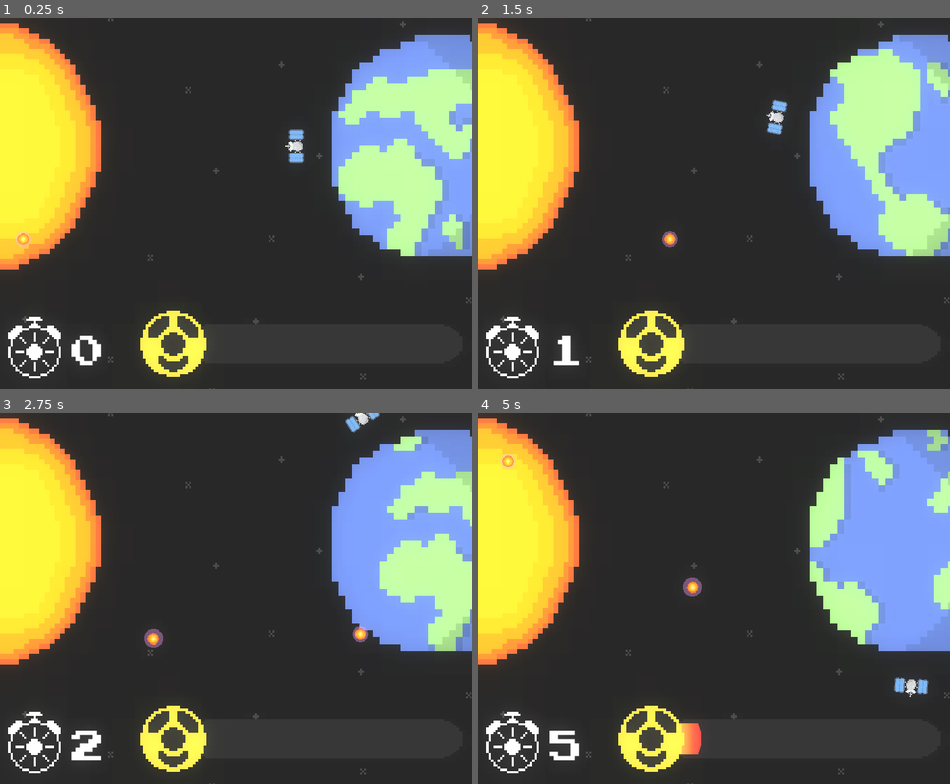
Above: before the commit, frames 1-4 (two rows, left to right).
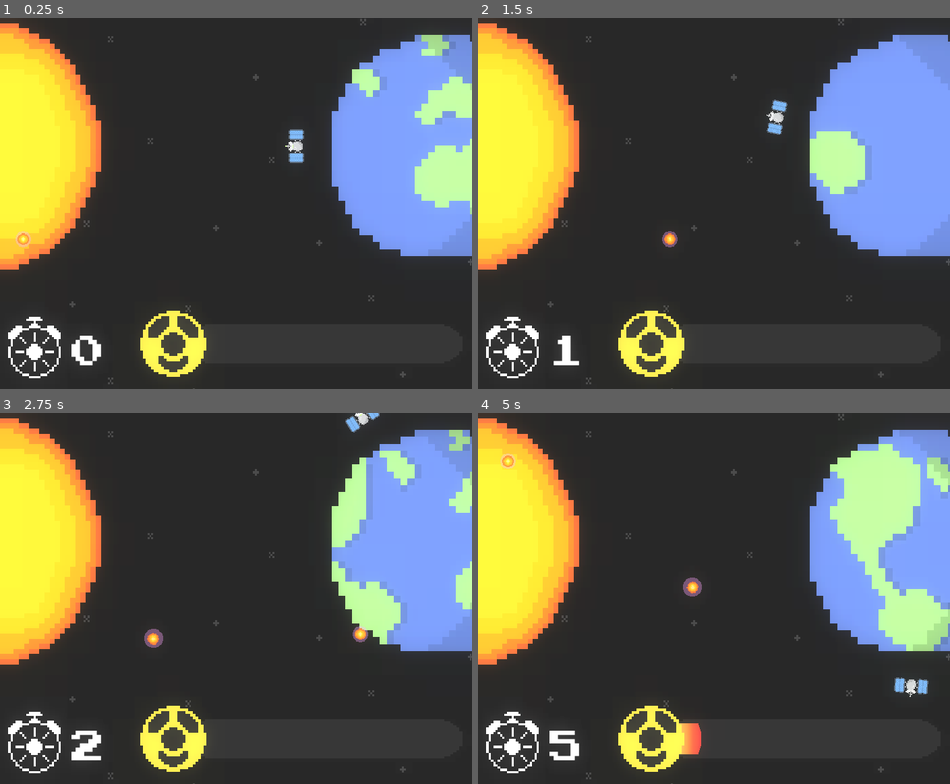
Above: after the commit, the same moments.

Repository: Liamx220/MiniJam76
Game: Godot game, scene res://main.tscn
The game is run twice, just before and just after one commit, with the same random seed, the same clock (stepped at 60 frames per second) and the same inputs.
Inputs:
- Up to frame 1 (0.25 s): no input
- Up to frame 2 (1.5 s): hold D (right) 0.53-1.28 s; hold A (left) from 1.28 s (still down)
- Up to frame 3 (2.75 s): release A (left) at 2.03 s; hold D (right) from 2.03 s (still down)
- Up to frame 4 (5 s): release D (right) at 3.53 s; hold A (left) from 3.53 s (still down)

The runs differ from the first frame. In frame 1, 8.5% of the frame differs, in the area x 4-100%, y 0-100%; in frame 2, 8.8%; in frame 3, 9.3%; in frame 4, 10%.

Commit message:
Menu adjustments

Diff:
--- a/MiniJam76/MiniJam76/Main.tscn
+++ b/MiniJam76/MiniJam76/Main.tscn
@@ -19,6 +19,35 @@
 [ext_resource path="res://Sprites/satellite_hit.png" type="Texture" id=17]
 [ext_resource path="res://Sprites/rad_bar_background.png" type="Texture" id=18]
 
+[sub_resource type="Animation" id=16]
+resource_name = "stars"
+length = 2.4
+loop = true
+tracks/0/type = "value"
+tracks/0/path = NodePath(".:flip_h")
+tracks/0/interp = 1
+tracks/0/loop_wrap = true
+tracks/0/imported = false
+tracks/0/enabled = true
+tracks/0/keys = {
+"times": PoolRealArray( 0, 0.6, 1.2, 1.8 ),
+"transitions": PoolRealArray( 1, 1, 1, 1 ),
+"update": 1,
+"values": [ false, true, false, true ]
+}
+tracks/1/type = "value"
+tracks/1/path = NodePath(".:flip_v")
+tracks/1/interp = 1
+tracks/1/loop_wrap = true
+tracks/1/imported = false
+tracks/1/enabled = true
+tracks/1/keys = {
+"times": PoolRealArray( 0.6, 1.2, 1.8 ),
+"transitions": PoolRealArray( 1, 1, 1 ),
+"update": 1,
+"values": [ false, true, true ]
+}
+
 [sub_resource type="RectangleShape2D" id=1]
 extents = Vector2( 8.29504, 17.9775 )
 
@@ -47,7 +76,7 @@
 "frames": [ SubResource( 4 ), SubResource( 5 ), SubResource( 6 ), SubResource( 4 ) ],
 "loop": true,
 "name": "hit",
-"speed": 5.0
+"speed": 7.0
 }, {
 "frames": [ SubResource( 2 ), SubResource( 3 ) ],
 "loop": true,
@@ -101,6 +130,11 @@
 position = Vector2( 457.558, 268.985 )
 scale = Vector2( 2.9505, 3.14692 )
 texture = ExtResource( 3 )
+flip_v = true
+
+[node name="AnimationPlayer" type="AnimationPlayer" parent="background"]
+autoplay = "stars"
+anims/stars = SubResource( 16 )
 
 [node name="satellite" type="KinematicBody2D" parent="." groups=[
 "player",
--- a/MiniJam76/MiniJam76/earth.tscn
+++ b/MiniJam76/MiniJam76/earth.tscn
@@ -105,7 +105,7 @@
 [node name="AnimatedSprite" type="AnimatedSprite" parent="."]
 scale = Vector2( 10.2412, 10.2412 )
 frames = SubResource( 18 )
-frame = 4
+frame = 2
 playing = true
 
 [node name="CollisionShape2D" type="CollisionShape2D" parent="."]
--- a/MiniJam76/MiniJam76/main.tscn
+++ b/MiniJam76/MiniJam76/main.tscn
@@ -19,6 +19,35 @@
 [ext_resource path="res://Sprites/satellite_hit.png" type="Texture" id=17]
 [ext_resource path="res://Sprites/rad_bar_background.png" type="Texture" id=18]
 
+[sub_resource type="Animation" id=16]
+resource_name = "stars"
+length = 2.4
+loop = true
+tracks/0/type = "value"
+tracks/0/path = NodePath(".:flip_h")
+tracks/0/interp = 1
+tracks/0/loop_wrap = true
+tracks/0/imported = false
+tracks/0/enabled = true
+tracks/0/keys = {
+"times": PoolRealArray( 0, 0.6, 1.2, 1.8 ),
+"transitions": PoolRealArray( 1, 1, 1, 1 ),
+"update": 1,
+"values": [ false, true, false, true ]
+}
+tracks/1/type = "value"
+tracks/1/path = NodePath(".:flip_v")
+tracks/1/interp = 1
+tracks/1/loop_wrap = true
+tracks/1/imported = false
+tracks/1/enabled = true
+tracks/1/keys = {
+"times": PoolRealArray( 0.6, 1.2, 1.8 ),
+"transitions": PoolRealArray( 1, 1, 1 ),
+"update": 1,
+"values": [ false, true, true ]
+}
+
 [sub_resource type="RectangleShape2D" id=1]
 extents = Vector2( 8.29504, 17.9775 )
 
@@ -47,7 +76,7 @@
 "frames": [ SubResource( 4 ), SubResource( 5 ), SubResource( 6 ), SubResource( 4 ) ],
 "loop": true,
 "name": "hit",
-"speed": 5.0
+"speed": 7.0
 }, {
 "frames": [ SubResource( 2 ), SubResource( 3 ) ],
 "loop": true,
@@ -101,6 +130,11 @@
 position = Vector2( 457.558, 268.985 )
 scale = Vector2( 2.9505, 3.14692 )
 texture = ExtResource( 3 )
+flip_v = true
+
+[node name="AnimationPlayer" type="AnimationPlayer" parent="background"]
+autoplay = "stars"
+anims/stars = SubResource( 16 )
 
 [node name="satellite" type="KinematicBody2D" parent="." groups=[
 "player",
--- a/MiniJam76/MiniJam76/mainmenu.tscn
+++ b/MiniJam76/MiniJam76/mainmenu.tscn
@@ -1,8 +1,9 @@
-[gd_scene load_steps=8 format=2]
+[gd_scene load_steps=9 format=2]
 
 [ext_resource path="res://Sprites/background.png" type="Texture" id=1]
 [ext_resource path="res://PressStart2P-Regular.ttf" type="DynamicFontData" id=2]
 [ext_resource path="res://mainmenu.gd" type="Script" id=3]
+[ext_resource path="res://Sprites/sunblock.png" type="Texture" id=4]
 
 [sub_resource type="DynamicFont" id=1]
 size = 75
@@ -26,6 +27,7 @@
 glow_bicubic_upscale = true
 
 [node name="mainmenu" type="Node2D"]
+position = Vector2( -14.592, 50.5108 )
 script = ExtResource( 3 )
 
 [node name="Control" type="Control" parent="."]
@@ -36,11 +38,15 @@
 }
 
 [node name="Sprite" type="Sprite" parent="Control"]
-position = Vector2( 383.761, 276.52 )
+position = Vector2( -647.76, 182.573 )
 scale = Vector2( 3.74283, 3.74283 )
 texture = ExtResource( 1 )
+offset = Vector2( 275.599, 25.1005 )
+
+[node name="AnimationPlayer" type="AnimationPlayer" parent="Control/Sprite"]
 
 [node name="Label" type="Label" parent="Control"]
+visible = false
 anchor_left = 0.5
 anchor_top = 0.5
 anchor_right = 0.5
@@ -63,12 +69,15 @@
 anchor_right = 0.5
 anchor_bottom = 0.5
 margin_left = -189.0
-margin_top = -173.827
+margin_top = -134.927
 margin_right = 189.0
-margin_bottom = -131.827
+margin_bottom = -92.927
 custom_fonts/font = SubResource( 2 )
 text = "MiniJam76"
 align = 1
+__meta__ = {
+"_edit_use_anchors_": false
+}
 
 [node name="Button" type="Button" parent="Control"]
 anchor_left = 0.5
@@ -76,9 +85,9 @@
 anchor_right = 0.5
 anchor_bottom = 0.5
 margin_left = -128.5
-margin_top = -97.0
+margin_top = -46.2032
 margin_right = 128.5
-margin_bottom = -23.0
+margin_bottom = 27.7968
 custom_fonts/font = SubResource( 3 )
 text = "Play!"
 __meta__ = {
@@ -91,15 +100,20 @@
 anchor_right = 0.5
 anchor_bottom = 0.5
 margin_left = -128.5
-margin_top = 3.0
+margin_top = 53.7968
 margin_right = 128.5
-margin_bottom = 77.0
+margin_bottom = 127.797
 custom_fonts/font = SubResource( 3 )
 text = "Quit"
 __meta__ = {
 "_edit_use_anchors_": false
 }
 
+[node name="sunblock" type="Sprite" parent="Control"]
+position = Vector2( 350, 81.5299 )
+scale = Vector2( 0.312796, 0.312796 )
+texture = ExtResource( 4 )
+
 [node name="WorldEnvironment" type="WorldEnvironment" parent="."]
 environment = SubResource( 4 )
 [connection signal="pressed" from="Control/Button" to="." method="_on_Button_pressed"]
Not shown: 1 places in MiniJam76/MiniJam76/Main.tscn that only renumber resources
Binary file added: MiniJam76/MiniJam76/Sprites/sunblock.png
Not shown, added: MiniJam76/MiniJam76/Sprites/sunblock.png.import
Not shown: 1 places in MiniJam76/MiniJam76/main.tscn that only renumber resources
Binary file added: MiniJam76/MiniJam76/sunblock.png
Not shown, added: MiniJam76/MiniJam76/sunblock.png.import
